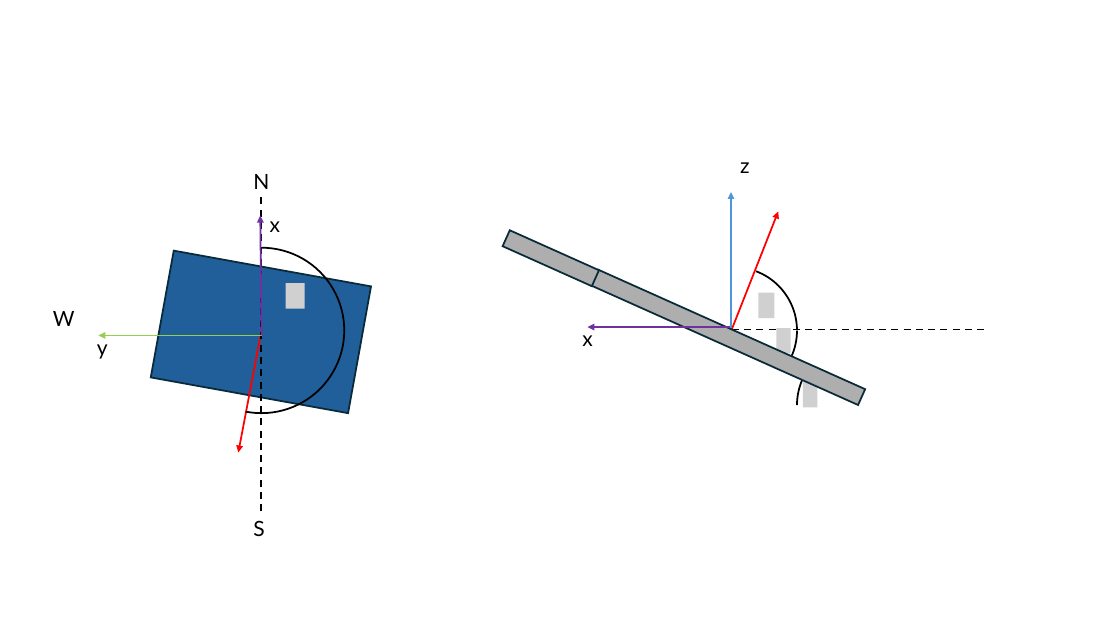
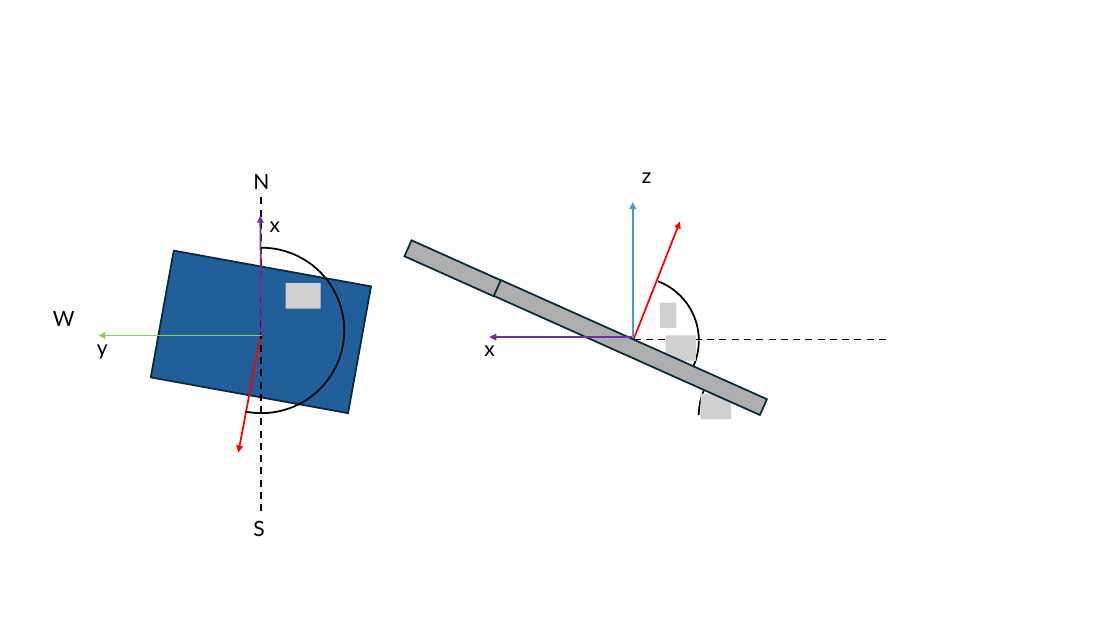
Before and after one commit to LMerbecks/PV-Power-Matching, a slide deck: slide 2 of doc/Graphics.pptx. Drawn at 1120x630 pixels with LibreOffice and Linux fonts; fonts in the diff are those of the drawing; grey boxes stand for pictures. Boxes give left, top, right and bottom in pixels: in the first picture for what was removed or moved away, otherwise in the second. Text is boxed around its words. In the diff, an @@ line names an element or a change of style, - is before the commit and + after.

```diff
--- a/doc/Graphics.pptx
+++ b/doc/Graphics.pptx
@@ 3 arc (boxed as its full ellipse)s, 2 texts, 2 rectangles, 2 arrows, 1 picture, 1 line: place and size @@
-3 arc (boxed as its full ellipse)s, 2 texts, 2 rectangles, 2 arrows, 1 picture, 1 line at (503,162,987,469)
+3 arc (boxed as its full ellipse)s, 2 texts, 2 rectangles, 2 arrows, 1 picture, 1 line at (404,172,889,479)
@@ picture: place and size @@
-picture at (286,283,305,308)
+picture at (286,283,321,308)
@@ picture removed at (776,329,791,354) @@
@@ arrow moved from (731, 327) - (587, 327) to (633, 337) - (490, 337) @@
@@ picture added at (665,335,696,360) @@
@@ picture removed at (803,382,818,408) @@
@@ picture added at (701,394,731,419) @@
```
Also in this commit, not shown: 2 other slides changed, 1 slide added, 1 other file.
